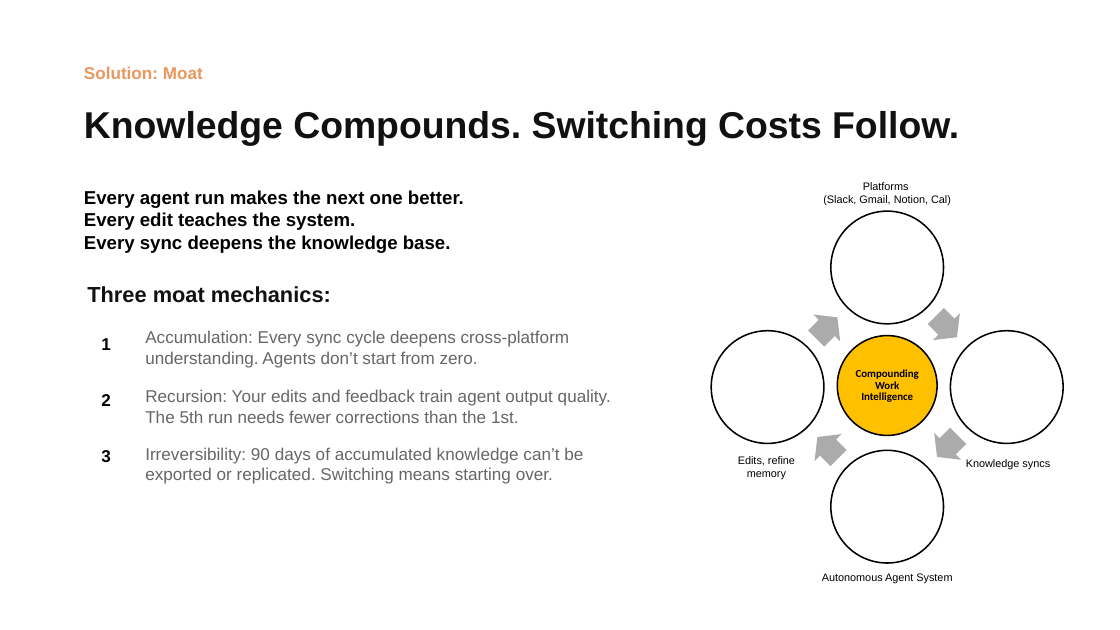
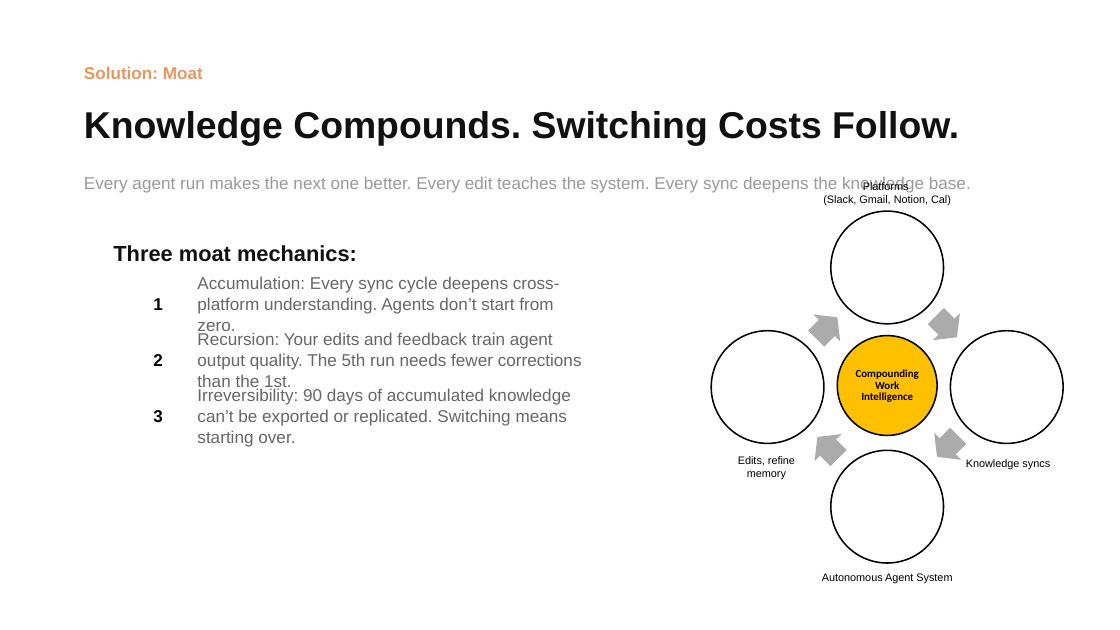
Before and after one commit to Kvkthecreator/yarnnnn, a slide deck: slide 9 of docs/working_docs/investors/IR Deck - yarnnn - March 2026.pptx. Drawn at 1120x630 pixels with LibreOffice and Linux fonts; fonts in the diff are those of the drawing. Boxes give left, top, right and bottom in pixels: in the first picture for what was removed or moved away, otherwise in the second. Text is boxed around its words. In the diff, an @@ line names an element or a change of style, - is before the commit and + after.

```diff
--- a/docs/working_docs/investors/IR Deck - yarnnn - March 2026.pptx
+++ b/docs/working_docs/investors/IR Deck - yarnnn - March 2026.pptx
@@ text at (84, 177, 971, 193): text changed; size 12 to 11 pt; text colour #000000 to #999999; bold off @@
-Every agent run makes the next one better.
-Every edit teaches the system.
-Every sync deepens the knowledge base.
+Every agent run makes the next one better. Every edit teaches the system. Every sync deepens the knowledge base.
@@ text "Three moat mechanics:": place and size @@
-text "Three moat mechanics:" at (87, 286, 331, 303)
+text "Three moat mechanics:" at (113, 245, 357, 262)
@@ text "Accumulation: Every sync cycle deepens ..." rewrapped from (145, 330, 569, 368) to (197, 276, 560, 314) @@
@@ text "Recursion: Your edits and feedback ..." rewrapped from (145, 389, 611, 423) to (197, 332, 582, 391) @@
@@ text "Irreversibility: 90 days of accumulated ..." rewrapped from (145, 447, 583, 484) to (197, 388, 571, 447) @@
@@ 3 texts: place and size @@
-3 texts at (101, 338, 111, 462)
+3 texts at (153, 298, 163, 422)
```
Also in this commit, not shown: 5 other slides changed, 4 other files.
